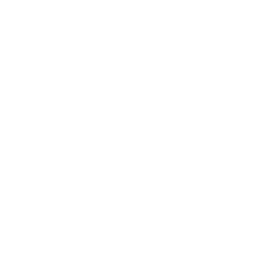
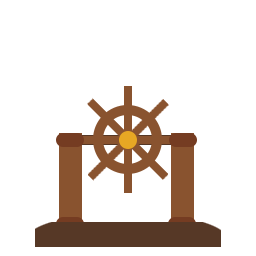
Before/after of a 256 × 256 layered artwork. What changed in the layer stack:
showed "Rudder" over [35, 86, 221, 247]
